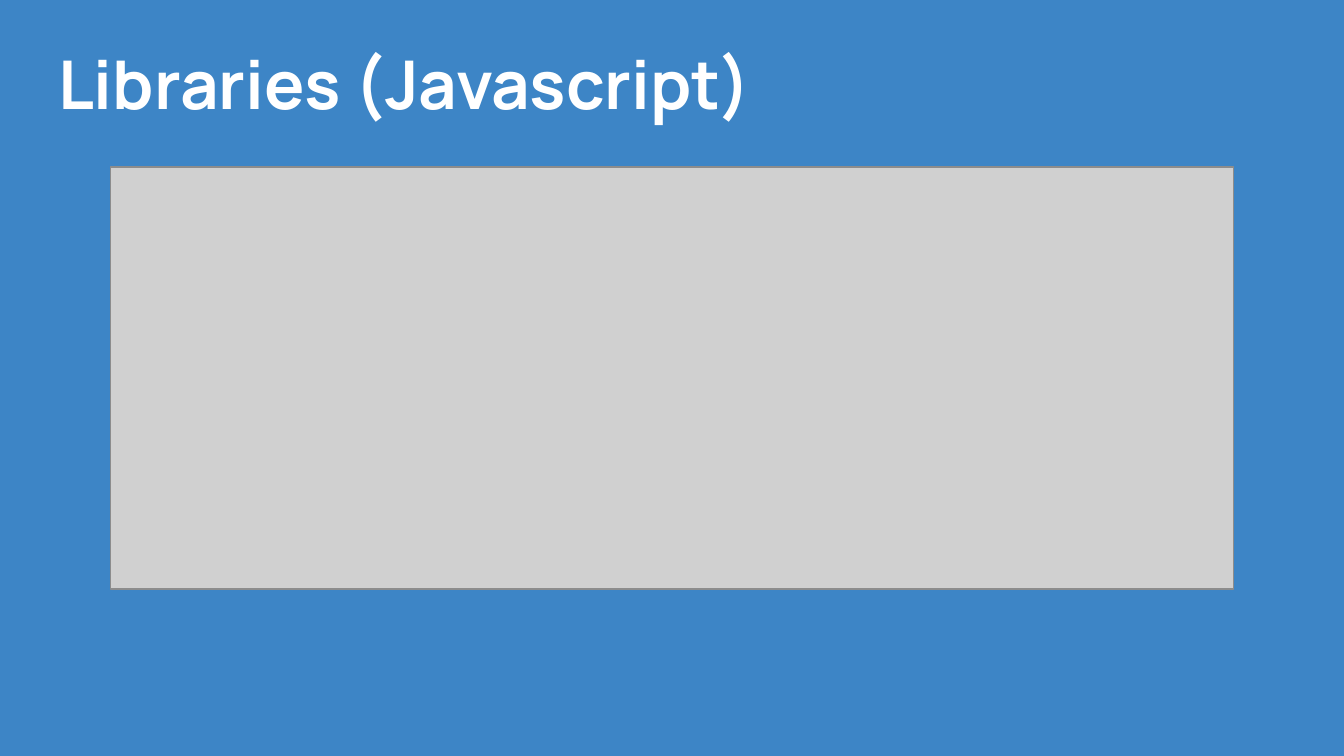
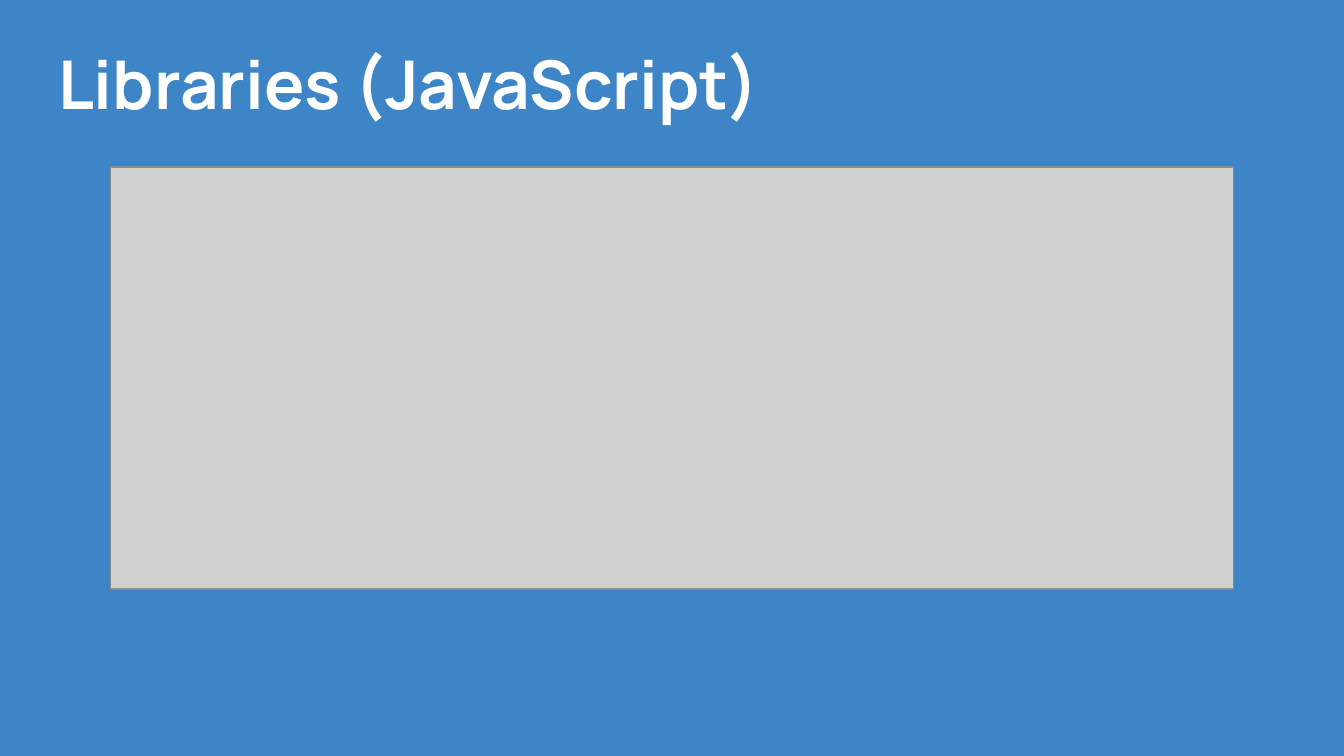
Before and after one commit to CPrince20/Homies, a slide deck: slide 18 of Homies City Collection.pptx (slide 17 before the commit). Drawn at 1344x756 pixels with LibreOffice and Linux fonts; fonts in the diff are those of the drawing; grey boxes stand for pictures. Boxes give left, top, right and bottom in pixels: in the first picture for what was removed or moved away, otherwise in the second. Text is boxed around its words. In the diff, an @@ line names an element or a change of style, - is before the commit and + after.

```diff
--- a/Homies City Collection.pptx
+++ b/Homies City Collection.pptx
@@ title at (x1=58, y1=52, x2=760, y2=125): text changed @@
-Libraries (Javascript)
+Libraries (JavaScript)
```
Also in this commit, not shown: 3 other slides changed, 1 slide added.
